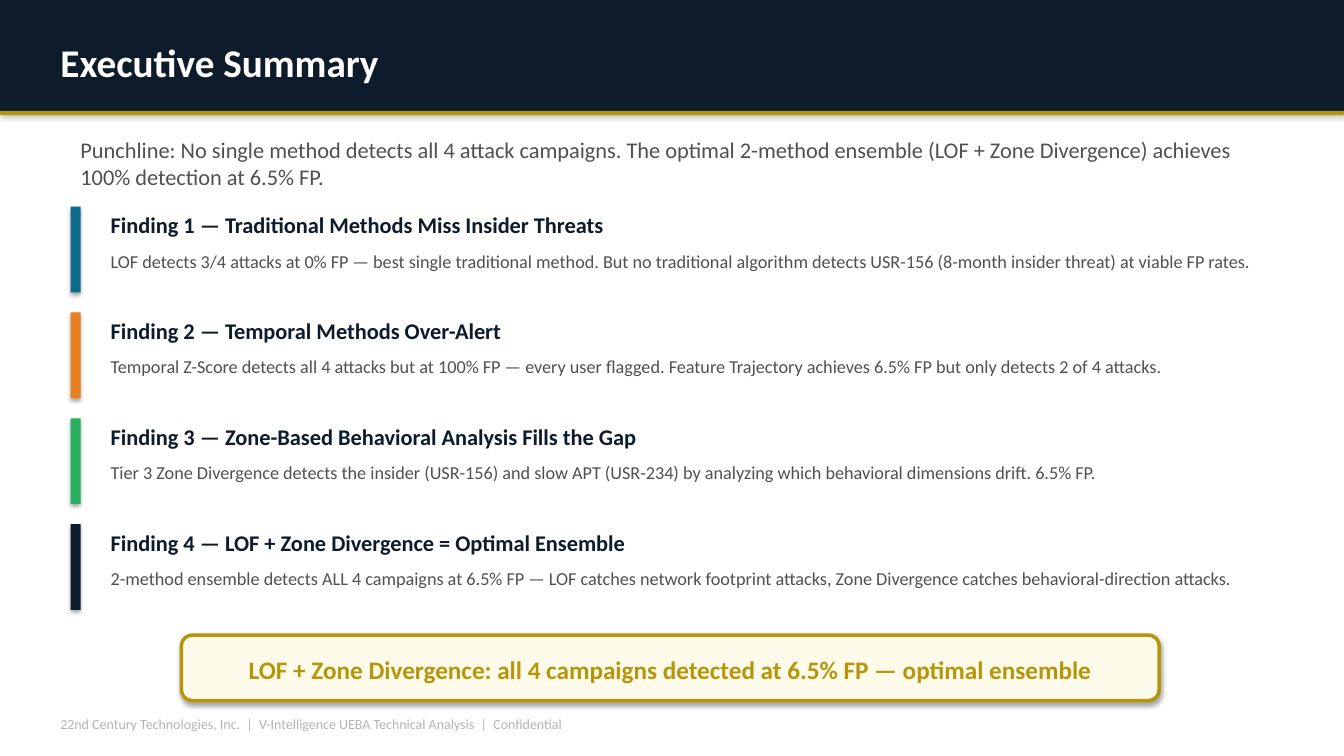
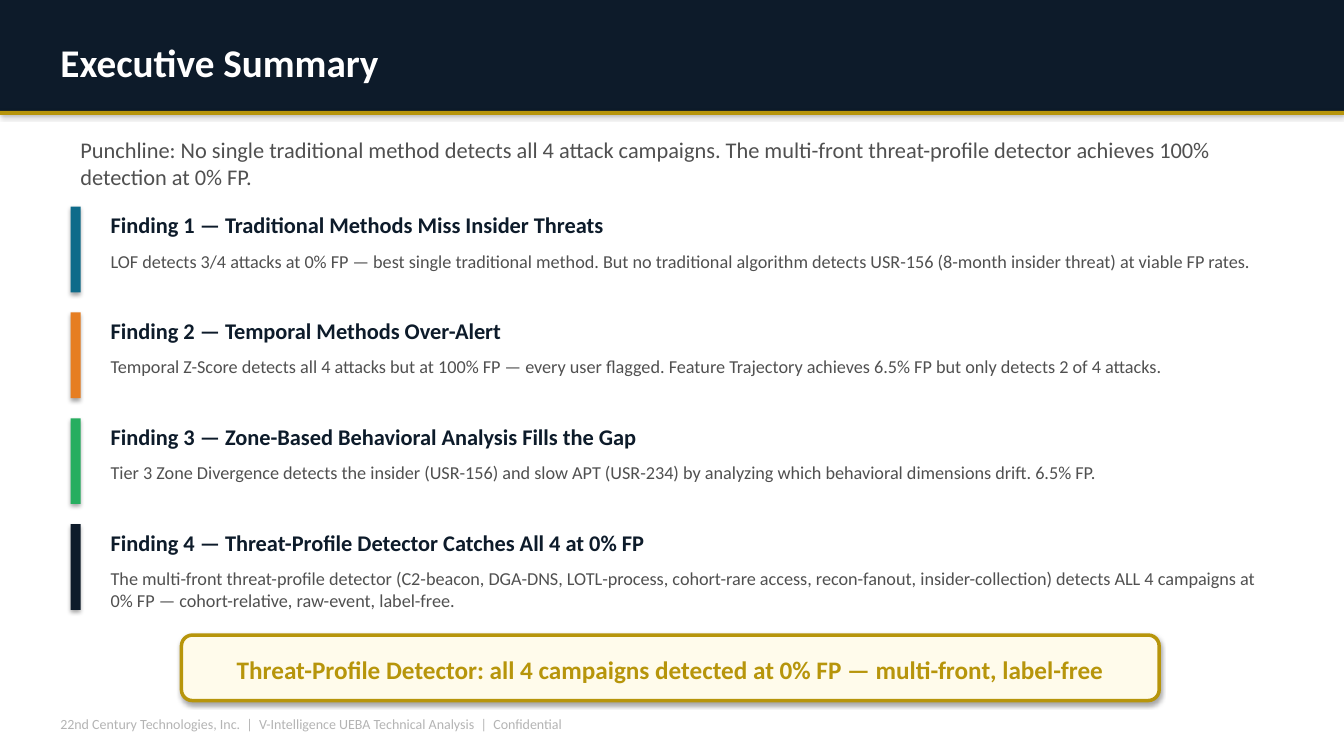
Before and after one commit to ravindrashukla/CyberUEBA_BehavioralIntel, a slide deck: slide 2 of docs/V_Intelligence_UEBA_Technical_Deep_Dive.pptx. Drawn at 1344x756 pixels with LibreOffice and Linux fonts; fonts in the diff are those of the drawing. Boxes give left, top, right and bottom in pixels: in the first picture for what was removed or moved away, otherwise in the second. Text is boxed around its words. In the diff, an @@ line names an element or a change of style, - is before the commit and + after.

```diff
--- a/docs/V_Intelligence_UEBA_Technical_Deep_Dive.pptx
+++ b/docs/V_Intelligence_UEBA_Technical_Deep_Dive.pptx
@@ text at [80, 142, 1209, 185]: text changed @@
-Punchline: No single method detects all 4 attack campaigns. The optimal 2-method ensemble (LOF + Zone Divergence) achieves 100% detection at 6.5% FP.
+Punchline: No single traditional method detects all 4 attack campaigns. The multi-front threat-profile detector achieves 100% detection at 0% FP.
@@ text at [111, 535, 644, 555]: text changed @@
-Finding 4 — LOF + Zone Divergence = Optimal Ensemble
+Finding 4 — Threat-Profile Detector Catches All 4 at 0% FP
@@ text at [111, 572, 1255, 609]: text changed @@
-2-method ensemble detects ALL 4 campaigns at 6.5% FP — LOF catches network footprint attacks, Zone Divergence catches behavioral-direction attacks.
+The multi-front threat-profile detector (C2-beacon, DGA-DNS, LOTL-process, cohort-rare access, recon-fanout, insider-collection) detects ALL 4 campaigns at 0% FP — cohort-relative, raw-event, label-free.
@@ text in rounded rectangle at [237, 661, 1102, 684]: text changed @@
-LOF + Zone Divergence: all 4 campaigns detected at 6.5% FP — optimal ensemble
+Threat-Profile Detector: all 4 campaigns detected at 0% FP — multi-front, label-free
```
Also in this commit, not shown: 11 other slides changed, 17 other files.
